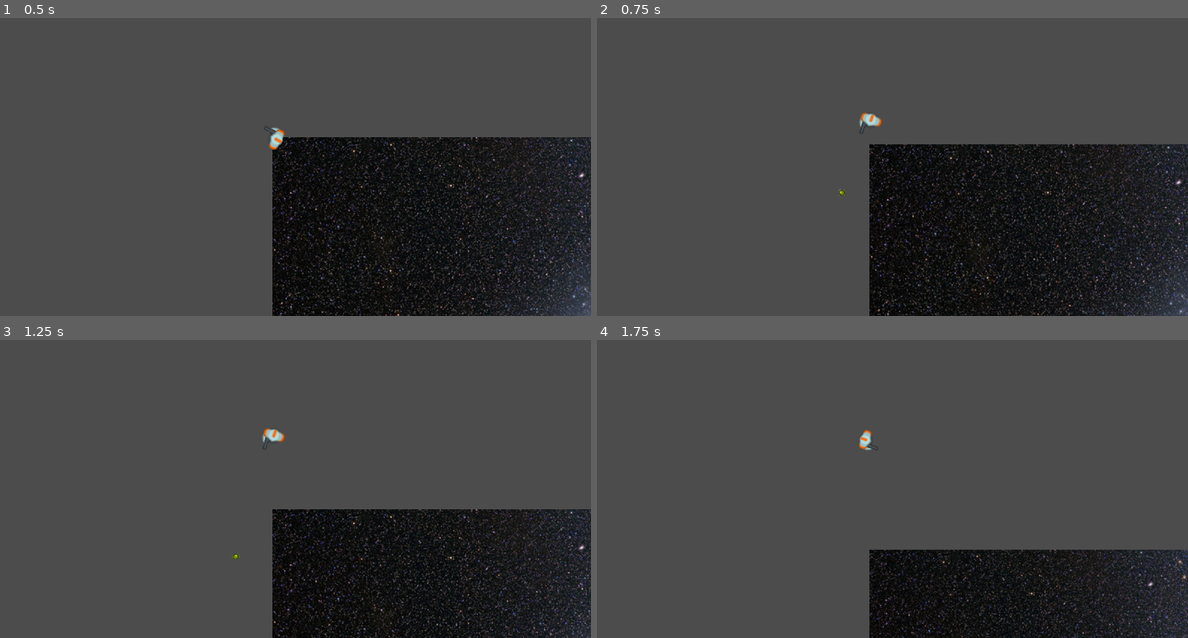
Above: before the commit, frames 1-4 (two rows, left to right).
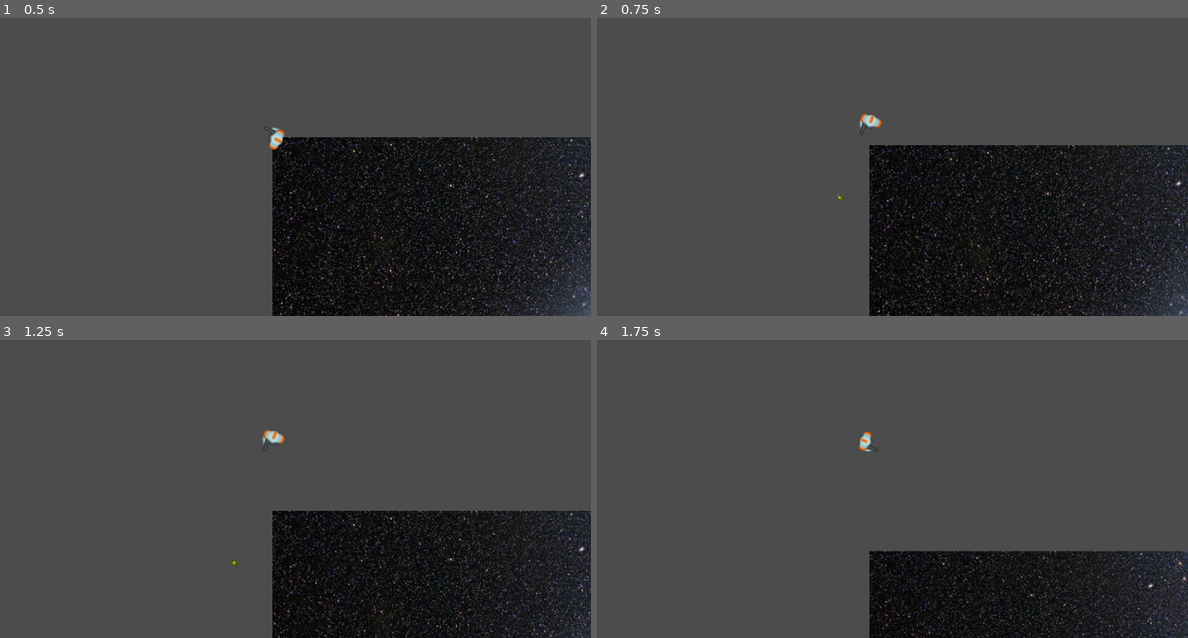
Above: after the commit, the same moments.

Repository: MatiasVME/HFTM
Game: Godot game, scene res://Game/Tests/TestPlayer.tscn
Same seed, same stepped clock (60 frames per second), same inputs: the game is played once before the commit and once after it. This scene is started directly instead of the project's main scene.
Inputs (mouse positions are in pixels of both pictures, inside the frame that each line leads up to):
- Up to frame 1 (0.5 s): no input
- Up to frame 2 (0.75 s): tap Enter at 0.5 s; move the mouse to (839, 208) at 0.52 s; hold W (up) from 0.53 s (still down); hold Right mouse button (right_click) from 0.53 s (still down)
- Up to frame 3 (1.25 s): keep holding W (up); keep holding Right mouse button (right_click)
- Up to frame 4 (1.75 s): keep holding W (up); move the mouse to (1057, 512) at 1.27 s; release Right mouse button (right_click) at 1.28 s; tap Mouse wheel down (scroll_down) at 1.35 s

Frame 1 is identical in both runs. In frame 2, 4.5% of the frame differs, in the area x 40-100%, y 31-100%; in frame 3, 4.8%, in the area x 38-100%, y 29-100%; in frame 4, 3.2%.

Commit message:
Trabajando en el movimiento del automovil

Diff:
--- a/Game/Actors/Players/Player.gd
+++ b/Game/Actors/Players/Player.gd
@@ -10,11 +10,11 @@
 var world
 
 func _ready():
-	set_process(true)
+	set_physics_process(true)
 
 	world = get_world_2d().get_direct_space_state()
 
-func _process(delta):
+func _physics_process(delta):
 	var motion = Vector2()
 
 	var result_up = world.intersect_point(get_position() + Vector2(0, -16))
--- /dev/null
+++ b/Game/Actors/Vehicles/Cars/GenericCar.gd
@@ -0,0 +1,22 @@
+extends KinematicBody2D
+
+var direction = Vector2()
+var speed = 0
+var acceleration = 1800
+var decceleration = 1000
+
+var world
+var result_up
+var result_down
+var result_left
+var result_right
+
+func _ready():
+	set_physics_process(true)
+	world = get_world_2d().get_direct_space_state()
+
+func _physics_process(delta):
+	result_up = world.intersect_point(get_position() + Vector2(0, -64))
+	result_down = world.intersect_point(get_position() + Vector2(0, 64))
+	result_left = world.intersect_point(get_position() + Vector2(-64, 0))
+	result_right = world.intersect_point(get_position() + Vector2(64, 0))
--- /dev/null
+++ b/Game/Actors/Vehicles/Cars/NJC-104/NJC-104.gd
@@ -0,0 +1,55 @@
+extends "../GenericCar.gd"
+#extends KinematicBody2D
+
+var motion = Vector2()
+var target_motion = Vector2()
+var steering = Vector2()
+
+const MASS = 2
+const MAX_SPEED = 600
+
+var Skin = null
+var target_angle = 0
+
+func _ready():
+	Skin = $Image
+	set_physics_process(true)
+
+func _physics_process(delta):
+	direction = Vector2()
+
+	# por el momento
+
+	if Input.is_action_pressed("up") and result_up.empty():
+		direction.y = -1
+	elif Input.is_action_pressed("down") and result_down.empty():
+		direction.y = 1
+
+	if Input.is_action_pressed("left") and result_left.empty():
+		direction.x = -1
+	elif Input.is_action_pressed("right") and result_right.empty():
+		direction.x = 1
+
+	if direction != Vector2():
+		speed += acceleration * delta
+	else:
+		speed -= decceleration * delta
+
+	speed = clamp(speed, 0, MAX_SPEED)
+
+	target_motion = speed * direction.normalized() * delta
+	steering = target_motion - motion
+
+	if steering.length() > 1:
+		steering = steering.normalized()
+
+	motion += steering / MASS
+
+	if speed == 0:
+		motion = Vector2()
+
+	self.position += motion
+
+	if motion != Vector2():
+		target_angle = atan2(motion.x, motion.y) - PI / 2
+		Skin.rotation = -target_angle
--- /dev/null
+++ b/Game/Actors/Vehicles/Cars/NJC-104/NJC-104.tscn
@@ -0,0 +1,54 @@
+[gd_scene load_steps=4 format=2]
+
+[ext_resource path="res://Game/Actors/Vehicles/Cars/NJC-104/NJC-104.gd" type="Script" id=1]
+[ext_resource path="res://Game/Actors/Vehicles/Cars/NJC-104/NJC-104.png" type="Texture" id=2]
+
+[sub_resource type="RectangleShape2D" id=1]
+
+custom_solver_bias = 0.0
+extents = Vector2( 54.8848, 30.4405 )
+
+[node name="NJC-104" type="KinematicBody2D"]
+
+input_pickable = false
+collision_layer = 1
+collision_mask = 1
+collision/safe_margin = 0.08
+script = ExtResource( 1 )
+_sections_unfolded = [ "Collision", "Material", "Pickable", "Transform", "Visibility", "Z", "collision" ]
+
+[node name="Image" type="Sprite" parent="."]
+
+texture = ExtResource( 2 )
+
+[node name="CollisionShape" type="CollisionShape2D" parent="."]
+
+shape = SubResource( 1 )
+
+[node name="Camera" type="Camera2D" parent="."]
+
+anchor_mode = 1
+rotating = false
+current = true
+zoom = Vector2( 1, 1 )
+limit_left = -10000000
+limit_top = -10000000
+limit_right = 10000000
+limit_bottom = 10000000
+limit_smoothed = false
+drag_margin_h_enabled = true
+drag_margin_v_enabled = true
+smoothing_enabled = false
+smoothing_speed = 5.0
+drag_margin_left = 0.2
+drag_margin_top = 0.2
+drag_margin_right = 0.2
+drag_margin_bottom = 0.2
+editor_draw_screen = true
+editor_draw_limits = false
+editor_draw_drag_margin = false
+_sections_unfolded = [ "Drag Margin", "Editor", "Limit", "Smoothing" ]
+
+[node name="PositionFront" type="Position2D" parent="."]
+
+position = Vector2( 0, -65.0153 )
--- /dev/null
+++ b/Game/Tests/TestCar.tscn
@@ -0,0 +1,16 @@
+[gd_scene load_steps=3 format=2]
+
+[ext_resource path="res://Game/Tests/test_background.jpeg" type="Texture" id=1]
+[ext_resource path="res://Game/Actors/Vehicles/Cars/NJC-104/NJC-104.tscn" type="PackedScene" id=2]
+
+[node name="TestCar" type="Node2D"]
+
+[node name="Background" type="Sprite" parent="."]
+
+scale = Vector2( 10, 10 )
+texture = ExtResource( 1 )
+_sections_unfolded = [ "Animation", "Offset", "Region", "Transform" ]
+
+[node name="NJC-104" parent="." instance=ExtResource( 2 )]
+
+position = Vector2( 979.053, 523.68 )
--- /dev/null
+++ b/Game/Tests/TestCarInMap.tscn
@@ -0,0 +1,12 @@
+[gd_scene load_steps=3 format=2]
+
+[ext_resource path="res://Game/Maps/Worlds/Campaign/HFTM History/Chapter 1/Level 1/Start.tscn" type="PackedScene" id=1]
+[ext_resource path="res://Game/Actors/Vehicles/Cars/NJC-104/NJC-104.tscn" type="PackedScene" id=2]
+
+[node name="TestCarInMap" type="Node2D"]
+
+[node name="Start" parent="." instance=ExtResource( 1 )]
+
+[node name="NJC-104" parent="." instance=ExtResource( 2 )]
+
+position = Vector2( 292.198, 56.9217 )
Binary file removed: Game/Actors/Vehicles/Cars/NBC-104/NBC-104.png
Binary file added: Game/Actors/Vehicles/Cars/NJC-104/NJC-104.png
Not shown, changed: Game/Actors/Vehicles/Cars/NJC-104/NJC-104.png.import
